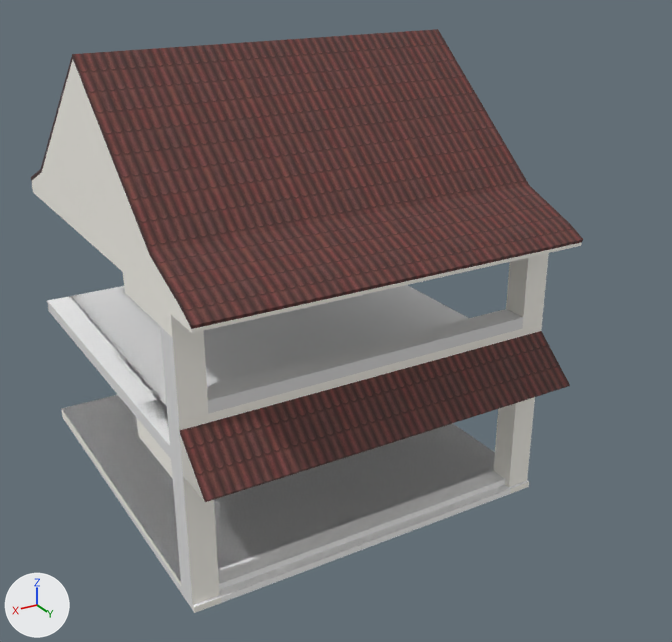
The FBX model Assets/Asset Afta/3D/Enviroment/Sekolah/ExportPropsFBX/SekolahNew/---Floor1&2.fbx as it was, and as the next commit left it.
Before and after are seen from a camera (50 mm lens) standing at (16.4, 32.3, 21.7) and looking at (-0.9, 3.6, 7.3). Lighting does not change. The marker at lower left points along +X, +Y and +Z. The first picture is the older version. Vertices at exactly the same position are counted once.

Objects in the first picture: 'Colider', 'Roof'.
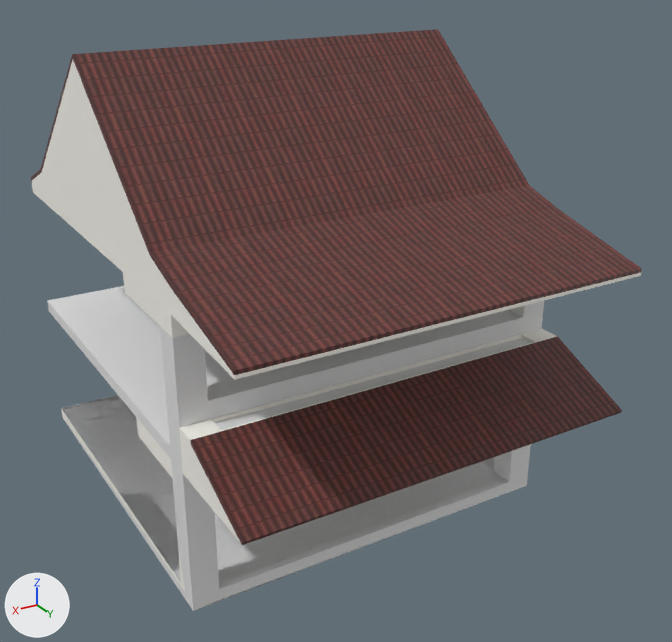
Where the newer file only moved an object's origin or applied its transform, the numbers keep the older frame.

The change in detail:
me_cube_002 is used by ob_colider; location (0.0, 0.0, 0.0).
me_cube_002 had 64 vertices, 65 faces and spanned x -7.5..7.5, y -7.7..8.0, z 0.0..10.2.
me_cube_002 now has 74 vertices, 71 faces and spans x -7.5..7.5, y -7.7..8.0, z 0.0..10.2.
Part 4, on me_cube_002:
12 faces are deleted.
10 vertices are added at x -7.5..7.5, y -7.7..8.0, z 0.0..0.2.
18 new faces join them.
me_scene_003 is used by ob_roof; location (0.0, 0.0, 0.0).
me_scene_003 had 212 vertices, 198 faces and spanned x -7.5..7.5, y -7.8..9.8, z 0.0..17.6.
me_scene_003 now has 219 vertices, 199 faces and spans x -7.5..7.5, y -7.8..12.4, z 0.0..17.6.
me_scene_003 part 1: the loose piece of 30 vertices spanning x -7.5..7.5, y 7.4..9.8, z 5.4..7.4 is rebuilt with 38 vertices and now spans x -7.5..7.5, y 7.4..12.4, z 5.5..7.2.
Part 2, on me_scene_003:
40 vertices are removed from x -7.5..7.5, y 4.5..9.7, z 0.0..11.8.
94 faces are deleted.
25 vertices are added at x -7.5..7.5, y -7.7..12.4, z 0.3..12.4.
9 new vertices lie (6.5, 0.0, 0.0) away from vertices in x -6.5, y -7.8..8.0, z 5.0..6.0.
5 new vertices lie (15.0, 0.0, 0.0) away from vertices in x -7.5, y 8.0..12.4, z 10.7..12.0.
36 new faces join them, mat_walls2 (white #fefbf3).
7 new faces join them, mat_roof (picture img_roof_red_08_256x256_png).
24 new faces join them, mat_walls (white #fefbf3).
17 new faces join them, mat_tiles.
2 new faces join them, mat_trimsekolah (its picture is missing).
me_scene_003 part 3: 57 kept faces spanning x -7.5..7.5, y -7.8..8.0, z 0.0..17.6 get new texture (UV) coordinates.

What differs and where, as boxes (x1, y1, x2, y2) in the pictures (672 x 642 px; the box of a moved part takes in the faces that stretch with it):
'Roof', reshaped (11% wider)
    before: (31, 29, 583, 613)
    after: (31, 29, 642, 611)
part 1 of me_scene_003, rebuilt (14% wider, 25% taller)
    before: (180, 329, 570, 502)
    after: (179, 328, 622, 545)
part 2 of me_scene_003, moved or reshaped
    before: (32, 60, 583, 613)
    after: (32, 60, 642, 611)
part 3 of me_scene_003, surface changed
    both: (31, 29, 529, 584)
part 4 of me_cube_002, moved or reshaped
    before: (64, 420, 193, 610)
    after: (64, 420, 528, 610)
